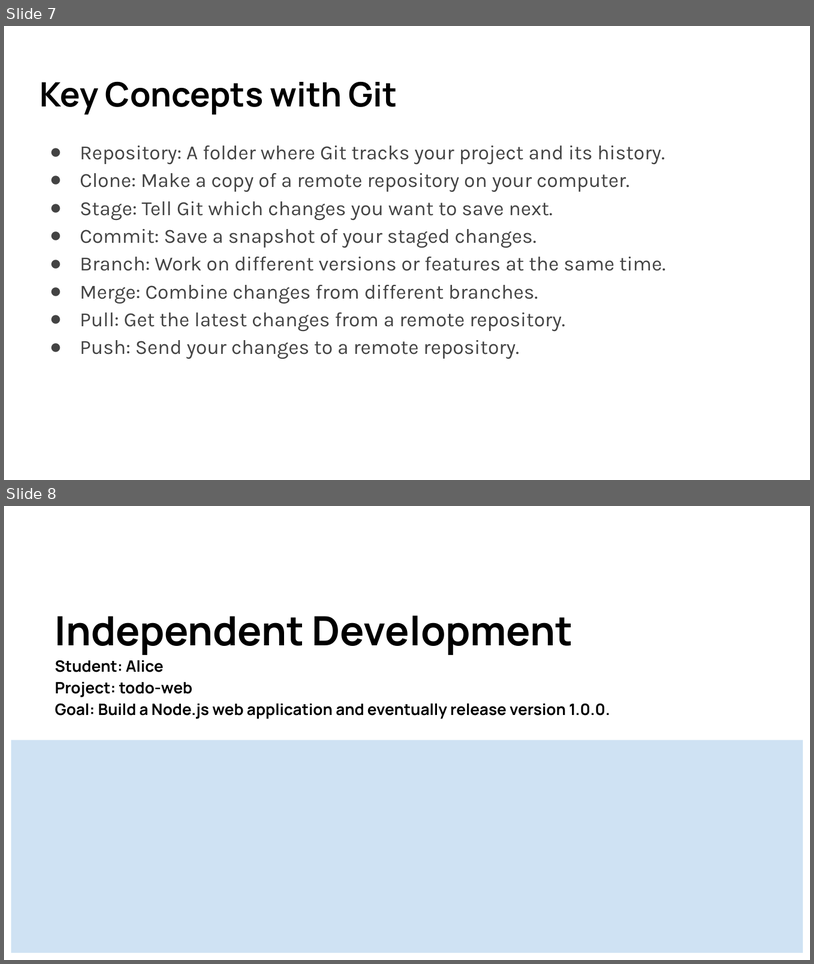
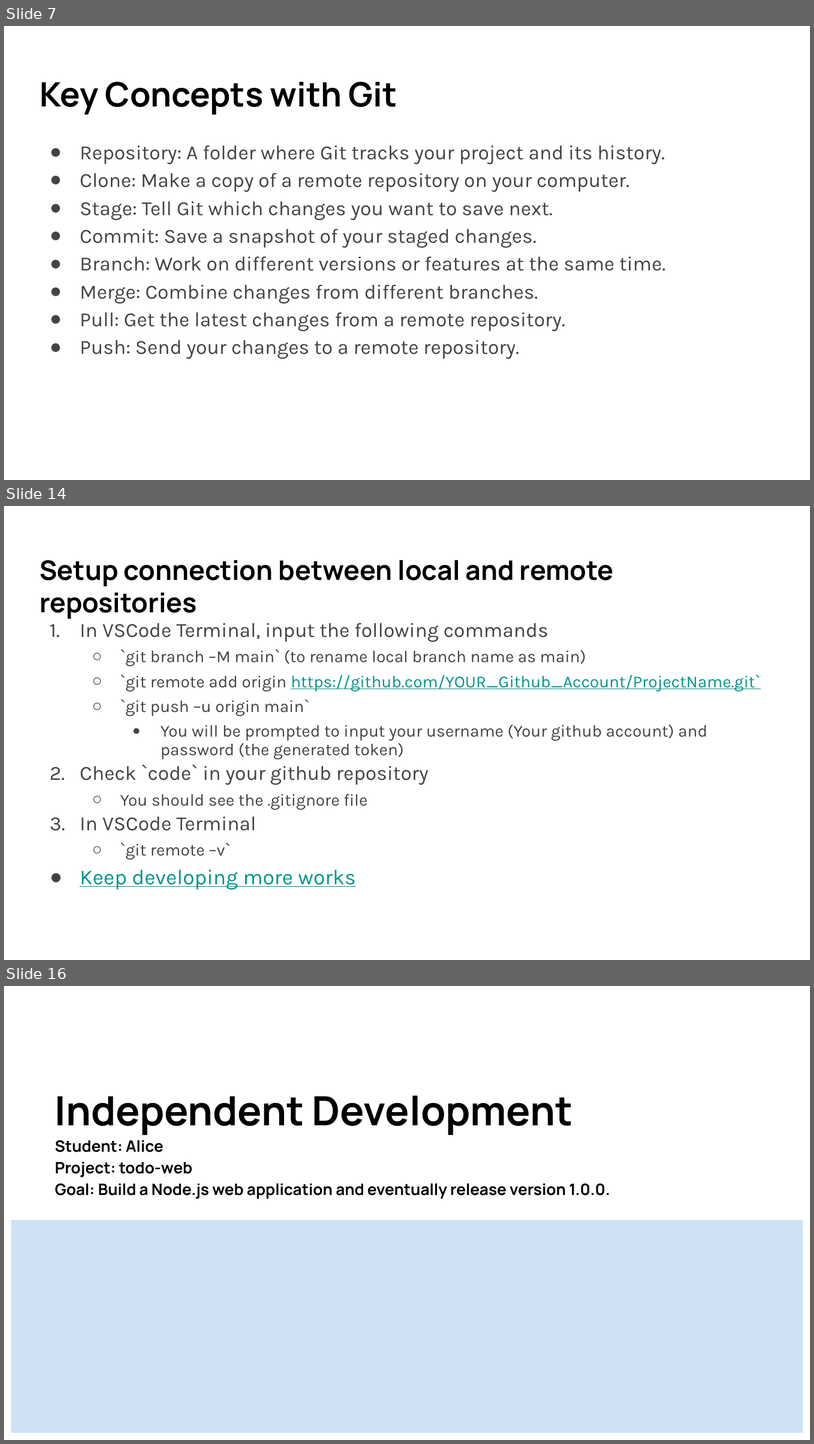
Before and after one commit to lancwyy/WebDev, a slide deck: Lecture_Materials/04-2-VersionControl.pptx. Shown one above the other, each under a label of ours: slides 7 and 8 before the commit, slides 7, 14 and 16 after it; the slides between them are not shown. The pictures are 814x964 and 814x1444 pixels, drawn with LibreOffice and Linux fonts; fonts in the diff are those of the drawing. Boxes give left, top, right and bottom in pixels: in the first picture for what was removed or moved away, otherwise in the second. Text is boxed around its words. In the diff, an @@ line names an element or a change of style, - is before the commit and + after.

```diff
--- a/Lecture_Materials/04-2-VersionControl.pptx
+++ b/Lecture_Materials/04-2-VersionControl.pptx
@@ slide 14 added at box(4, 506, 810, 960), background #FFFFFF @@
@@ title added at box(39, 560, 614, 619), 24 pt, text #000000, bold @@
+Setup connection between local and remote repositories
@@ text added at box(80, 623, 761, 889), 15 pt, text #434343 @@
+1. In VSCode Terminal, input the following commands
+  ○ `git branch –M main` (to rename local branch name as main)
+  ○ `git remote add origin https://github.com/YOUR_Github_Account/ProjectName.git`
+  ○ `git push –u origin main`
+    ● You will be prompted to input your username (Your github account) and password (the generated token)
+2. Check `code` in your github repository
+  ○ You should see the .gitignore file
+3. In VSCode Terminal
+  ○ `git remote –v`
+● Keep developing more works
@@ what was slide 8 is now slide 16 @@
```
Also in this commit, not shown: 4 slides changed, 7 other slides added.
